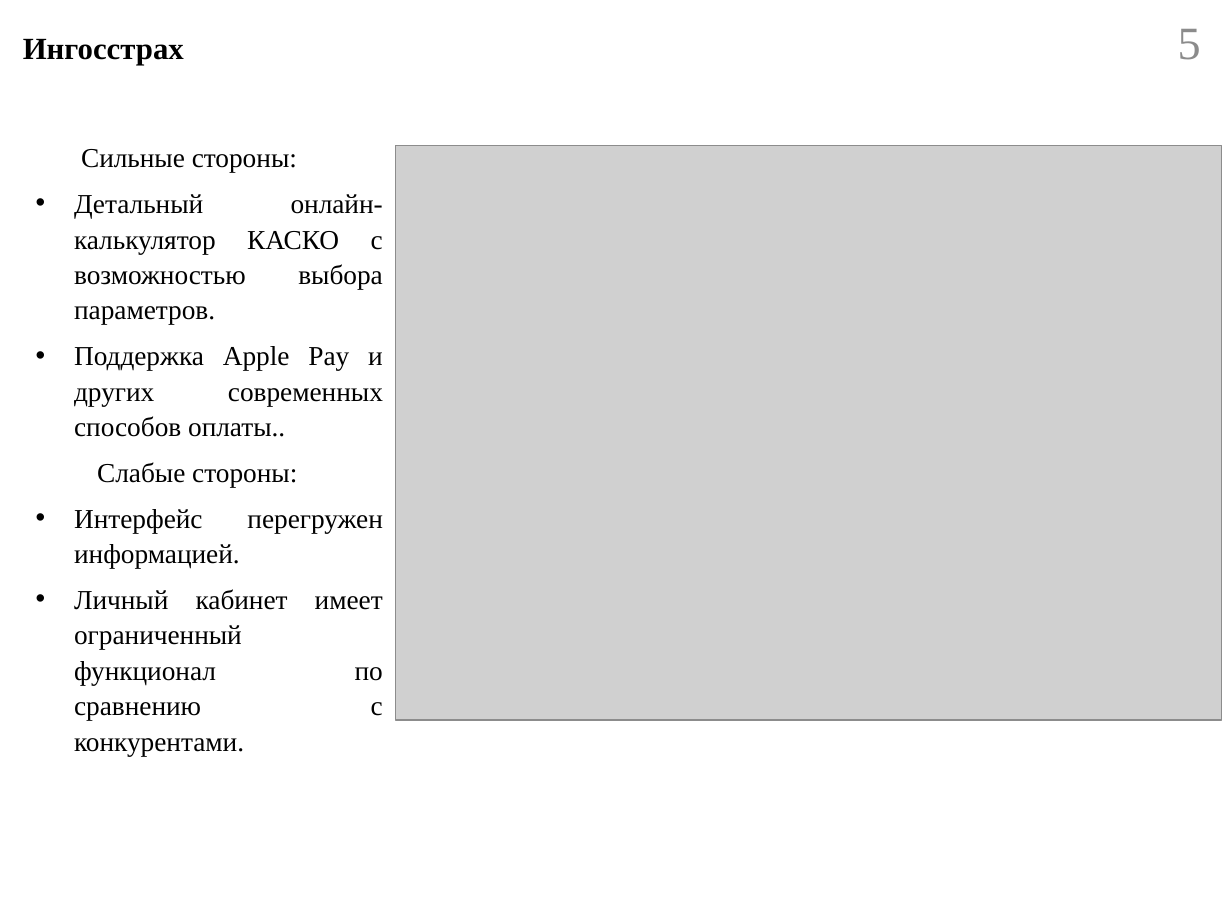
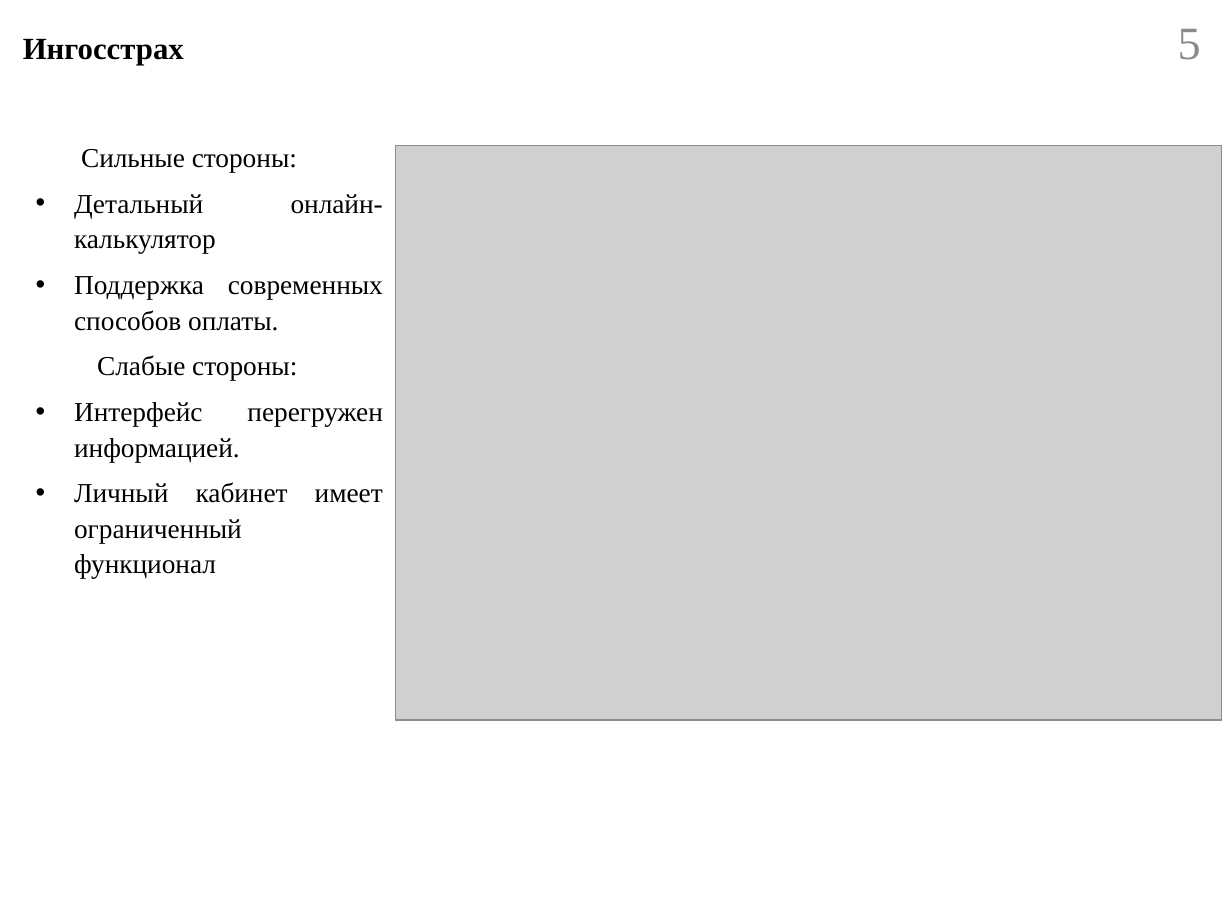
Before and after one commit to Belousov-Kirill-1ISP21/diplom, a slide deck: slide 5 of docs/Презентация.pptx. Drawn at 1232x924 pixels with LibreOffice and Linux fonts; fonts in the diff are those of the drawing; grey boxes stand for pictures. Boxes give left, top, right and bottom in pixels: in the first picture for what was removed or moved away, otherwise in the second. Text is boxed around its words. In the diff, an @@ line names an element or a change of style, - is before the commit and + after.

Commit message:
presentation fix

```diff
--- a/docs/Презентация.pptx
+++ b/docs/Презентация.pptx
@@ text at <box>74,194,383,331</box>: text changed @@
-• Детальный онлайн-калькулятор КАСКО с возможностью выбора параметров.
-• Поддержка Apple Pay и других современных способов оплаты..
+• Детальный онлайн-калькулятор
+• Поддержка современных способов оплаты.
@@ text at <box>74,482,383,578</box>: text changed @@
-• Личный кабинет имеет ограниченный функционал по сравнению с конкурентами.
+• Личный кабинет имеет ограниченный функционал
```
Also in this commit, not shown: 2 other slides changed, 1 other file.
